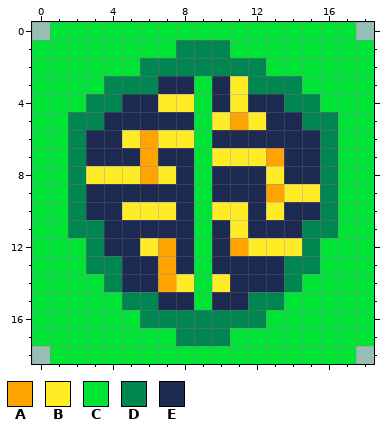
Pixel-art file, stored at assets/upgrades/ai.aseprite. The first picture shows the starting point.
19x19 pixels, 1 frame.
Visible layers, top first: "Layer 2", "Layer 1".
Palette (. is transparent): A #ffa300  B #ffec27  C #00e436  D #008751  E #1d2b53
Pixels before, first column x 0:
 0 .CCCCCCCCCCCCCCCCC.
 1 CCCCCCCCDDDCCCCCCCC
 2 CCCCCCDDDDDDDCCCCCC
 3 CCCCDDDEECEBDDDCCCC
 4 CCCDDEEBBCEBEEDDCCC
 5 CCDDEEEEECBABEEDDCC
 6 CCDEEBABBCEEEEEEDCC
 7 CCDEEEAEECBBBAEEDCC
 8 CCDBBBABECEEEBEEDCC
 9 CCDEEEEEECEEEABBDCC
10 CCDEEBBBECBBEBEEDCC
11 CCDDEEEEECEBEEEDDCC
12 CCCDEEBAECEABBBDCCC
13 CCCDDEEAECEEEEDDCCC
14 CCCCDEEABCBEEEDCCCC
15 CCCCCDDEECEEDDCCCCC
16 CCCCCCDDDDDDDCCCCCC
17 CCCCCCCCDDDCCCCCCCC
18 .CCCCCCCCCCCCCCCCC.
Now the later version:
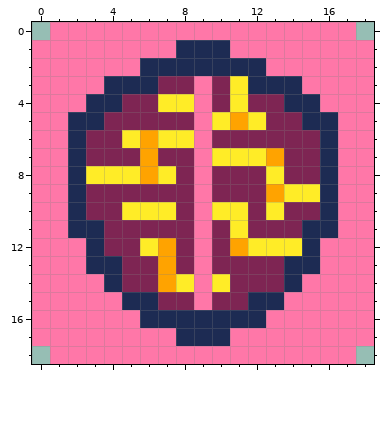
Change:
colour C: #00e436 -> #ff77a8
colour D: #008751 -> #1d2b53
colour E: #1d2b53 -> #7e2553
